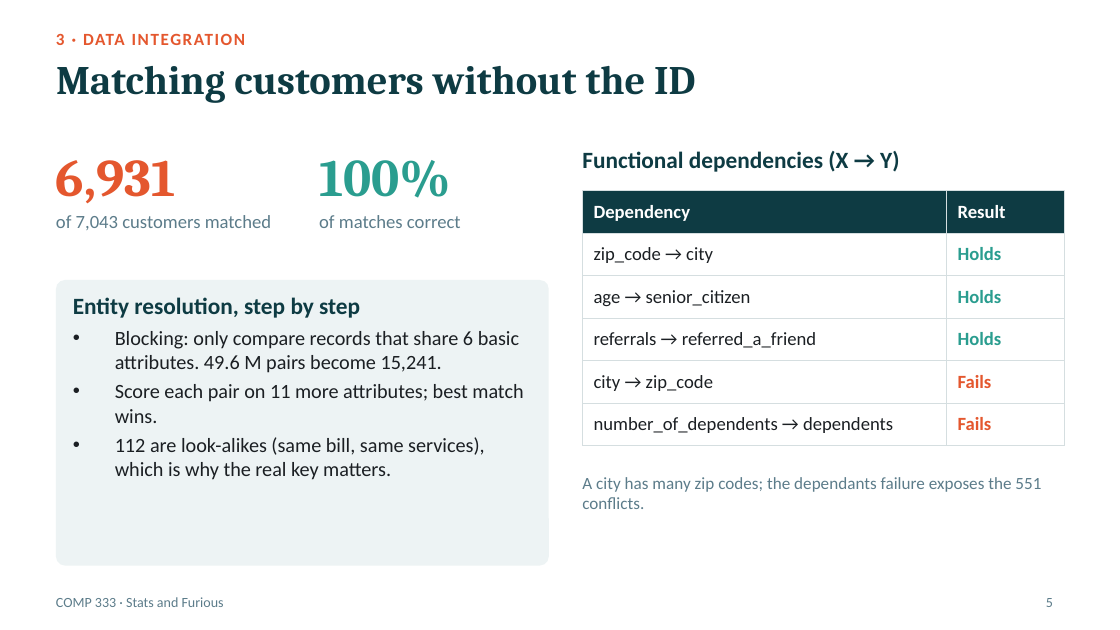
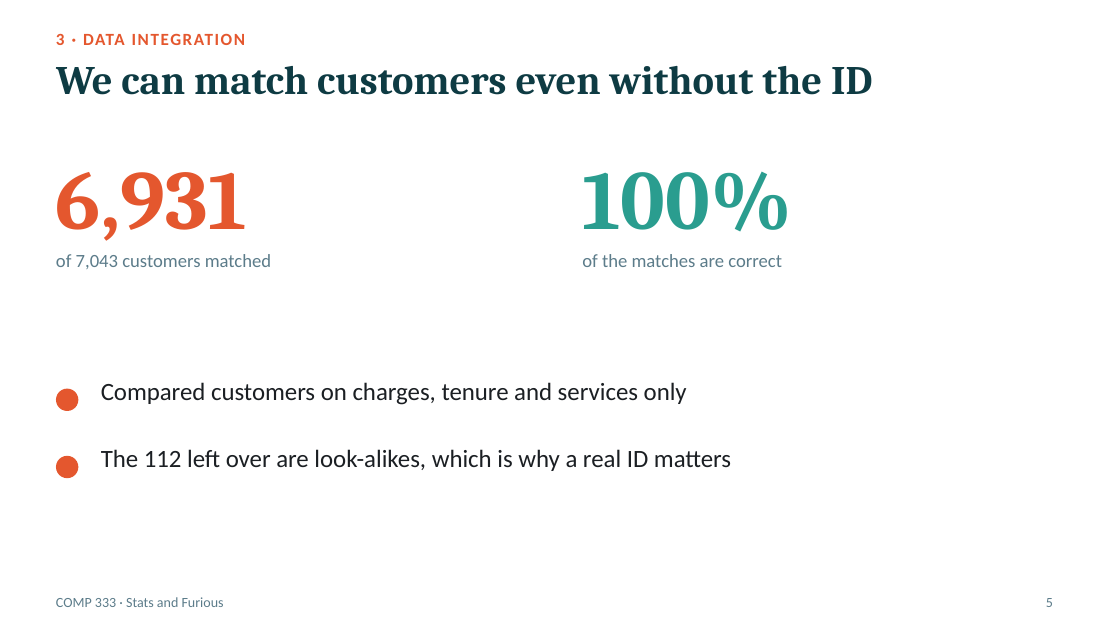
Before and after one commit to Peter7168/comp333-telco-churn, a slide deck: slide 5 of presentation/COMP333_Presentation.pptx. Drawn at 1120x630 pixels with LibreOffice and Linux fonts; fonts in the diff are those of the drawing. Boxes give left, top, right and bottom in pixels: in the first picture for what was removed or moved away, otherwise in the second. Text is boxed around its words. In the diff, an @@ line names an element or a change of style, - is before the commit and + after.

```diff
--- a/presentation/COMP333_Presentation.pptx
+++ b/presentation/COMP333_Presentation.pptx
@@ title at (56,66,872,95): text changed @@
-Matching customers without the ID
+We can match customers even without the ID
@@ text "6,931": place and size @@
-text "6,931" at (56,160,176,204)
+text "6,931" at (56,172,247,241)
@@ text "6,931" at (56,172,247,241): size 34 to 54 pt @@
@@ text "100%" at (582,172,792,231): size 34 to 54 pt @@
@@ text "100%": place and size @@
-text "100%" at (319,160,451,198)
+text "100%" at (582,172,792,231)
@@ text removed at (582,151,899,172) @@
-Functional dependencies (X → Y)
@@ table removed at (582,190,1064,437), 6 rows, 2 columns @@
-Dependency | Result
-zip_code → city | Holds
-age → senior_citizen | Holds
-referrals → referred_a_friend | Holds
-city → zip_code | Fails
-number_of_dependents → dependents | Fails
@@ text "of 7,043 customers matched": place and size @@
-text "of 7,043 customers matched" at (56,215,271,230)
+text "of 7,043 customers matched" at (56,254,271,269)
@@ text at (582,254,782,267): text changed @@
-of matches correct
+of the matches are correct
@@ rounded rectangle removed at (56,280,549,566) @@
@@ ellipse added at (56,389,78,411), fill #E4572E @@
@@ text at (101,382,687,405): text changed; size 13 to 16 pt @@
-Entity resolution, step by step
-• Blocking: only compare records that share 6 basic attributes. 49.6 M pairs become 15,241.
-• Score each pair on 11 more attributes; best match wins.
-• 112 are look-alikes (same bill, same services), which is why the real key matters.
+Compared customers on charges, tenure and services only
@@ text added at (101,449,731,471), 16 pt, text #1B1F23 @@
+The 112 left over are look-alikes, which is why a real ID matters
@@ ellipse added at (56,456,78,478), fill #E4572E @@
@@ text removed at (582,477,1041,509) @@
-A city has many zip codes; the dependants failure exposes the 551 conflicts.
```
Also in this commit, not shown: 9 other slides changed.
